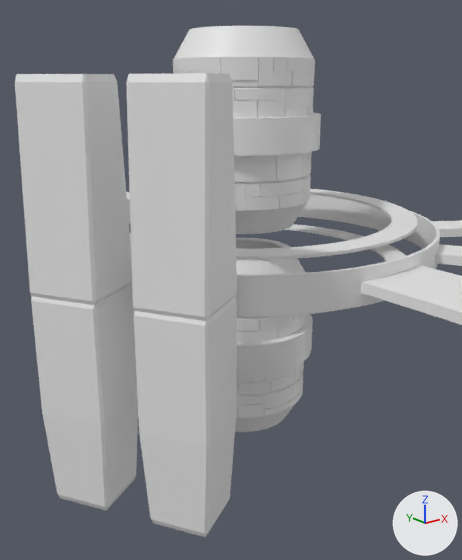
An edit to the OBJ model cosmodrone/assets/station-parts/generated/platform_body.obj, drawn before and after from the same camera.
Camera for both pictures: a 50 mm camera at (-1.95, -2.34, 0.73) aimed at (-0.13, -0.07, -0.18). The lights are fixed; the arrows at lower right show +X, +Y and +Z. Where no turn or scale is listed for an object, it has been applied to the vertices.

In view in the first picture: 'Platform_Arms_Cylinder.049', 'Platform_Body_Cylinder.073', 'Platform_Panels.001_Cylinder.041', 'Platform_Panels_Cylinder.037', 'Platform_Ring_Cylinder.052', 'Platform_Units_Cube.077'.
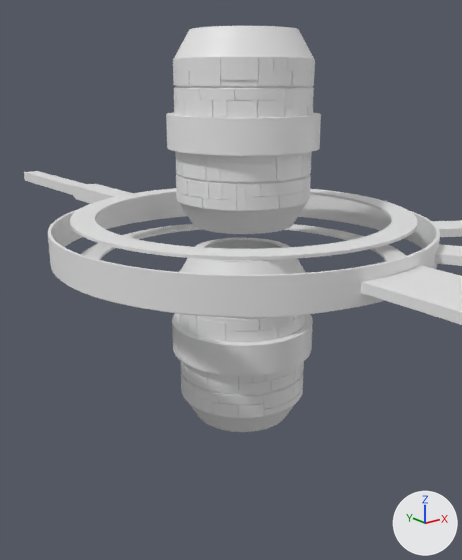
Where the change shows, as pixel boxes (x1, y1, x2, y2) in the pictures (462 x 560 px):
```json
{"object": "Platform_Units_Cube.077", "change": "deleted", "before": [15, 73, 237, 537]}
```

Scene script edits in JSON lines:
```json
{"op": "remove", "block": "ob_platform_units_cube_077", "code": ["ob_platform_units_cube_077 = bpy.data.objects.new('Platform_Units_Cube.077', me_platform_units_cube_077)", "ob_platform_units_cube_077.location = (0.0, 0.0, 0.0)"]}
```
